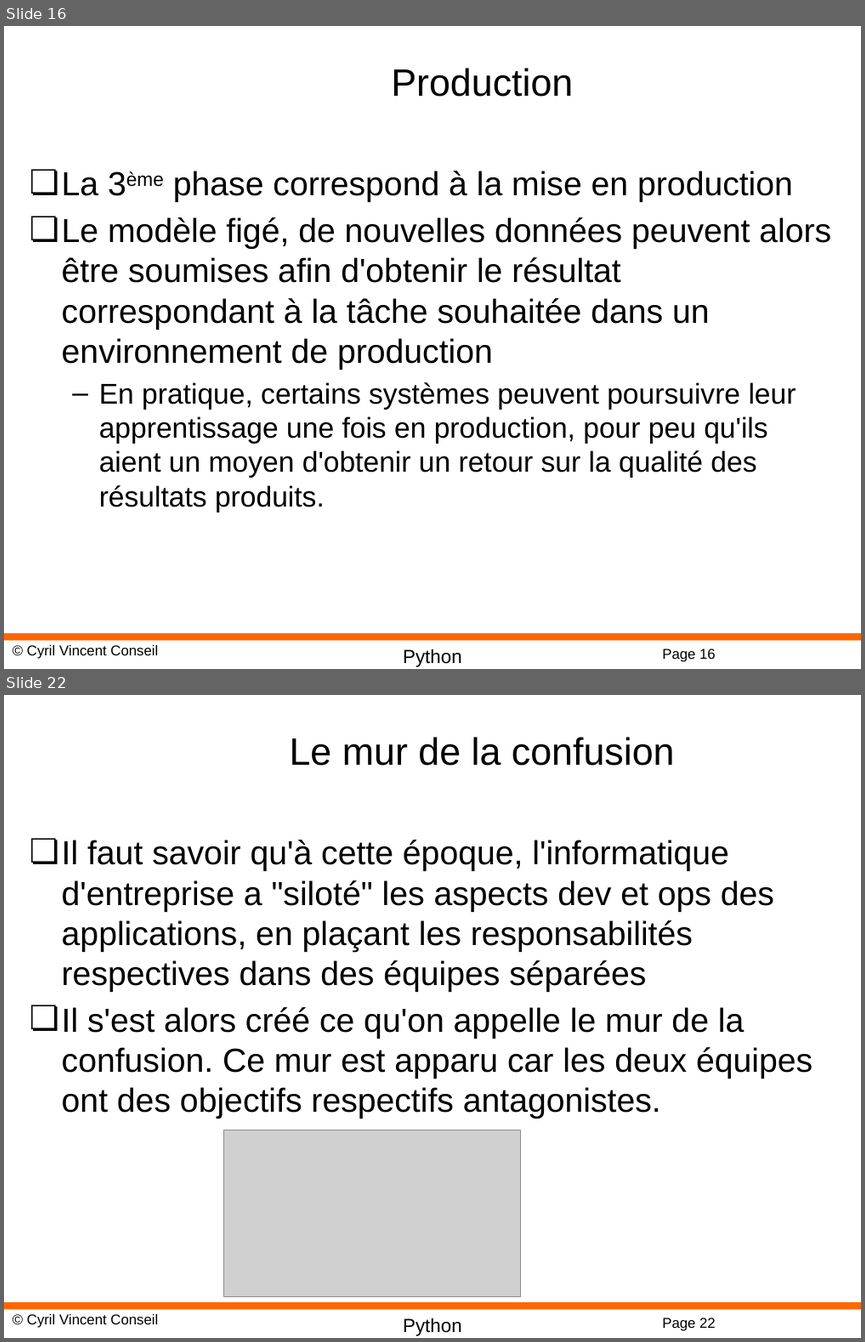
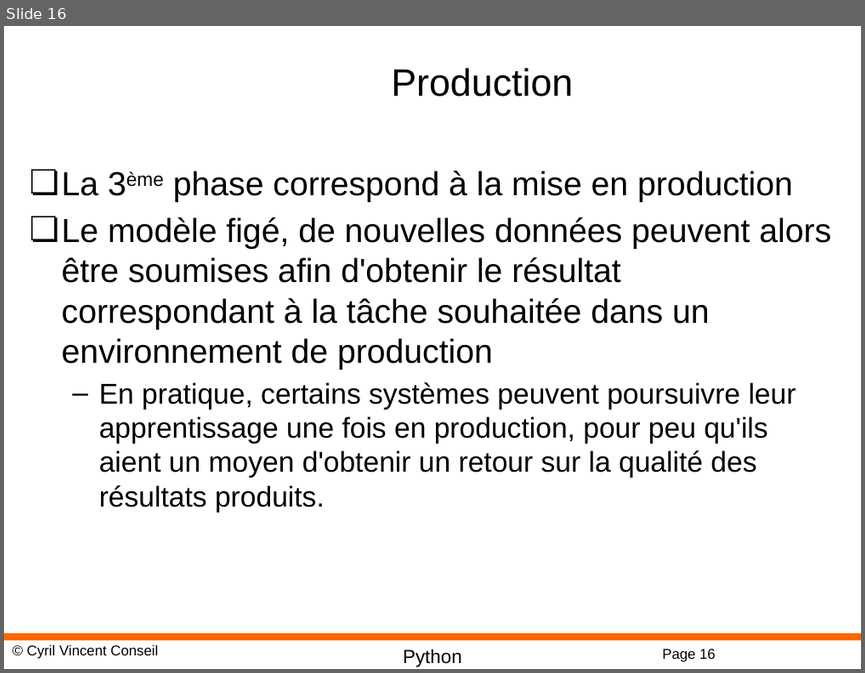
Before and after one commit to cyrilvincent/bigdata, a slide deck: ppt/BigData12-Project.pptx. Shown one above the other, each under a label of ours: slides 16 and 22 before the commit, slide 16 after it; the slides between them are not shown. The pictures are 865x1342 and 865x673 pixels, drawn with LibreOffice and Linux fonts; fonts in the diff are those of the drawing; grey boxes stand for pictures; background and template pictures are left out. Boxes give left, top, right and bottom in pixels: in the first picture for what was removed or moved away, otherwise in the second. Text is boxed around its words. In the diff, an @@ line names an element or a change of style, - is before the commit and + after.

```diff
--- a/ppt/BigData12-Project.pptx
+++ b/ppt/BigData12-Project.pptx
@@ slide 22 removed at box(4, 695, 861, 1338), background #FFFFFF; not listed: 4 template elements that a slide beside it also shows @@
@@ title removed at box(290, 737, 675, 766) @@
-Le mur de la confusion
@@ text removed at box(62, 839, 812, 1118) @@
-❏ Il faut savoir qu'à cette époque, l'informatique d'entreprise a "siloté" les aspects dev et ops des applications, en plaçant les responsabilités respectives dans des équipes séparées
-❏ Il s'est alors créé ce qu'on appelle le mur de la confusion. Ce mur est apparu car les deux équipes ont des objectifs respectifs antagonistes.
@@ picture removed at box(224, 1130, 521, 1298) @@
```
Also in this commit, not shown: 6 other slides removed, 14 other files.
